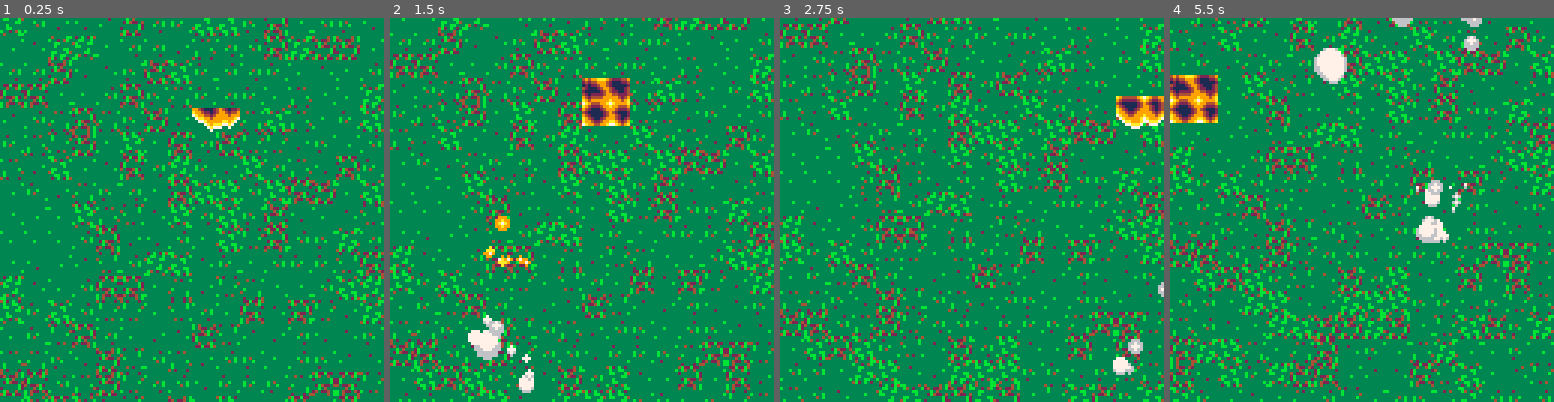
Above: before the commit, frames 1-4 (left to right).
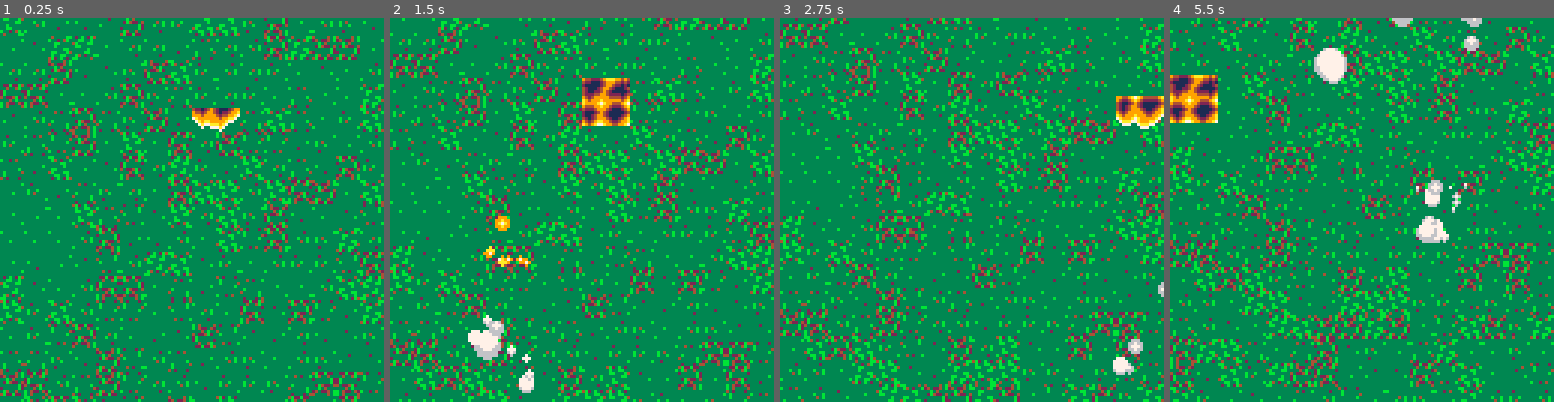
Above: after the commit, the same moments.

Repository: FreeCodeCampGuam/LavaFlow
Game: PICO-8 cartridge lavaflow.p8
The game is run twice, just before and just after one commit, with the same random seed, the same clock (stepped at 60 frames per second) and the same inputs.
Inputs:
- Up to frame 1 (0.25 s): no input
- Up to frame 2 (1.5 s): tap X (X key) at 0.33, 1.07 s; tap O (Z key) at 0.7 s
- Up to frame 3 (2.75 s): hold Right 1.6-2.1 s; tap O (Z key) at 1.7, 2.1, 2.5 s; tap X (X key) at 1.85 s; hold Up 2.15-2.42 s; hold Right from 2.47 s (still down)
- Up to frame 4 (5.5 s): tap O (Z key) every 0.4 s from 2.9 to 5.3 s; tap X (X key) at 2.97, 4.08, 5.2 s; release Right at 3.03 s; hold Left 3.08-3.58 s; hold Down 3.63-3.97 s; hold Right 4.02-4.68 s; hold Up 4.73-5.03 s; hold Left from 5.08 s (still down)

The runs differ from the first frame. In frame 1, 0.5% of the frame differs, in the area x 50-63%, y 23-30%; in frame 2, 1.1%, in the area x 50-63%, y 15-29%; in frame 3, 0.7%; in frame 4, 1.1%.

Commit message:
Clean sprite selection

Diff:
--- a/lavaflow.p8
+++ b/lavaflow.p8
@@ -340,13 +340,14 @@
 --  udebug() -- for debug cursor control
 -- end
 
-function create_lava()
+function create_lava(mode,x,y,sw,sh,dire)
  local flow = {}
-  flow.x = flr(gridw/2)
-  flow.y = flr(tileh*2)
-  flow.sw = 2
-  flow.sh = 2
-  flow.mode = 4
+  flow.x = x or flr(gridw/2)
+  flow.y = y or flr(tileh*2)
+  flow.sw = sw or 2
+  flow.sh = sh or 2
+  flow.mode = mode or 4
+  flow.dire = dire or 0
  add(lava,flow)
 end
 
@@ -355,7 +356,10 @@
 end
 
 function update_lava(flo)
- trans = {4,6,8,10}
+ trans = {4,6,8,10} -- selectable sprites
+ lefttrans = {}
+ righttrans = {}
+ trans2 = {12,14}
  flo.mode = trans[flr((t%maprate)*#trans/maprate)+1] --divided by total transformations + starting sprite number
  if (btn(0)) then
   if (flo.x > 0) then
@@ -367,6 +371,9 @@
    flo.x += tileh
   end
  end
+ if time_to_move_cam() then
+  --
+ end
 end
 
 function draw_lavas()
@@ -374,7 +381,7 @@
 end
 
 function draw_lava(flo)
- spr(flo.mode,flo.x,flo.y,flo.sw,flo.sh)
+ spr(flo.mode,flo.x,flo.y,flo.sw,flo.sh,flo.dire)
 end
 
 function createrow()               --creates particular row, each tiles has own color
